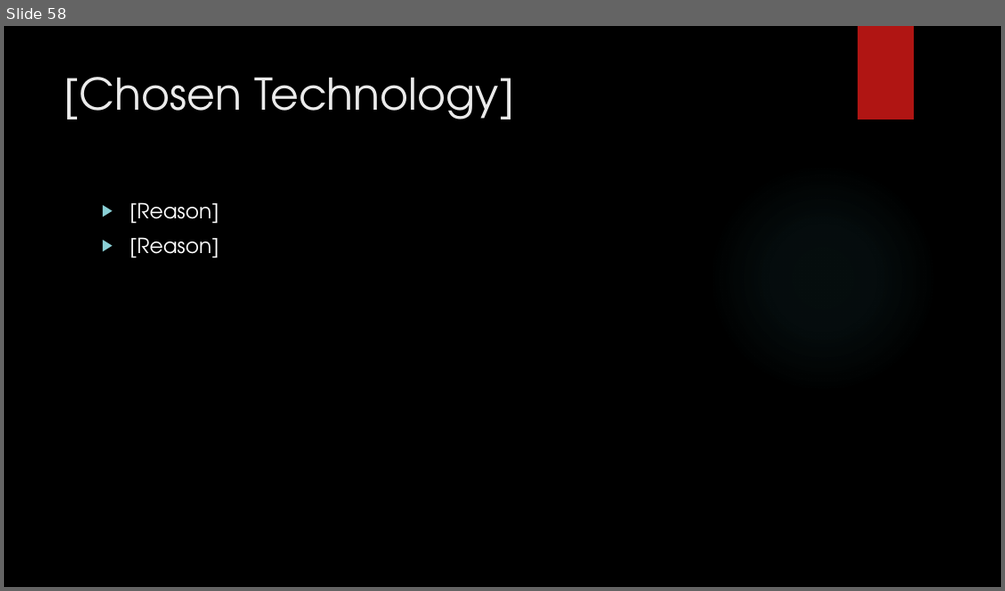
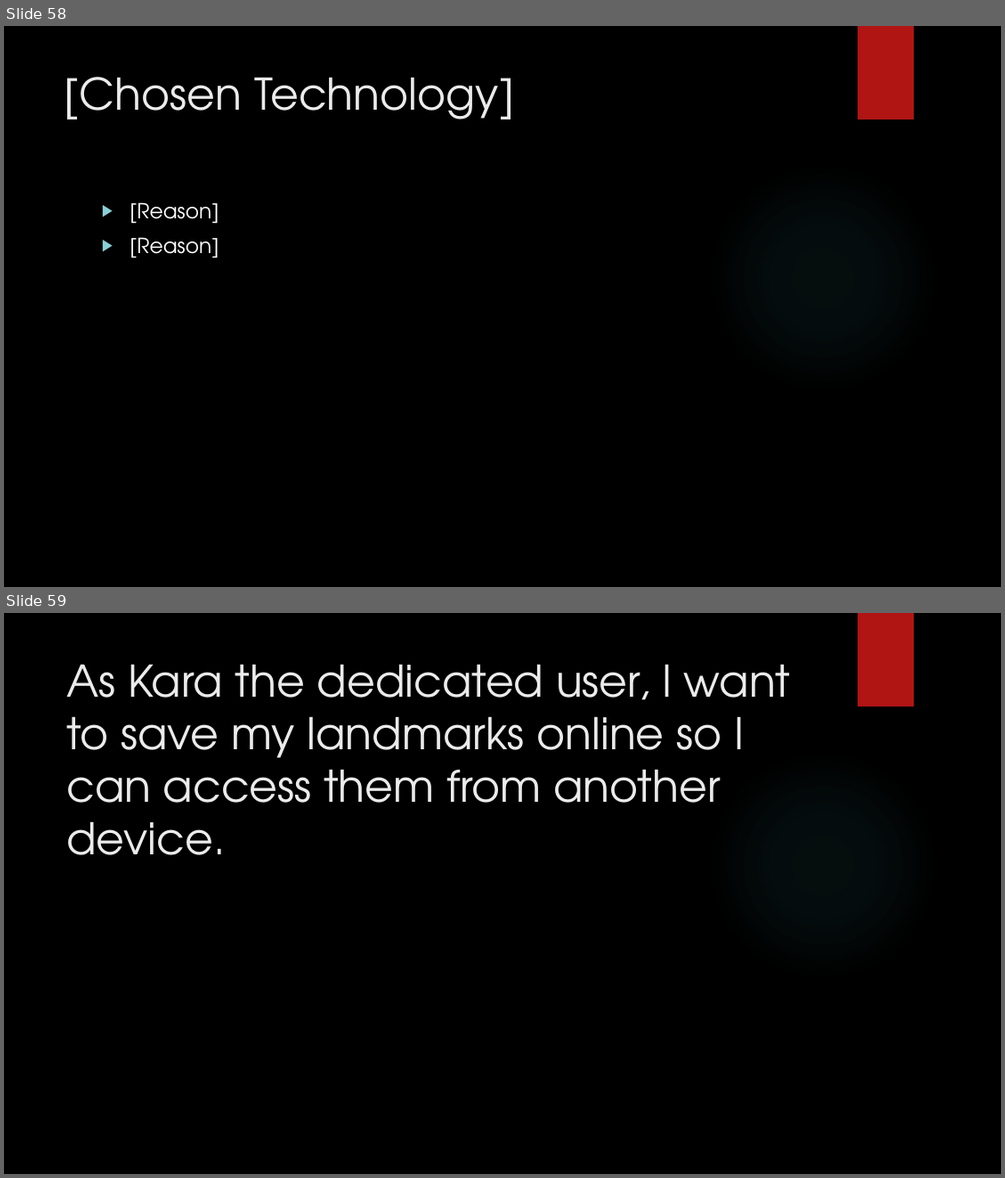
Before and after one commit to junmin-yee/Landmarked, a slide deck: Technology Presentation.pptx. Shown one above the other, each under a label of ours: slide 58 before the commit, slides 58 and 59 after it. The pictures are 1005x591 and 1005x1178 pixels, drawn with LibreOffice and Linux fonts; fonts in the diff are those of the drawing; background and template pictures are left out. Boxes give left, top, right and bottom in pixels: in the first picture for what was removed or moved away, otherwise in the second. Text is boxed around its words. In the diff, an @@ line names an element or a change of style, - is before the commit and + after.

Commit message:
Added Necessary User Story
Location history requiring DB

```diff
--- a/Technology Presentation.pptx
+++ b/Technology Presentation.pptx
@@ slide 59 added at box(4, 613, 1001, 1174), background picture (left out); not listed: 2 template elements that a slide beside it also shows @@
@@ title added at box(66, 664, 791, 855), 42 pt, text #EBEBEB @@
+As Kara the dedicated user, I want to save my landmarks online so I can access them from another device.
```
Also in this commit, not shown: 3 other slides added, 1 other file.
